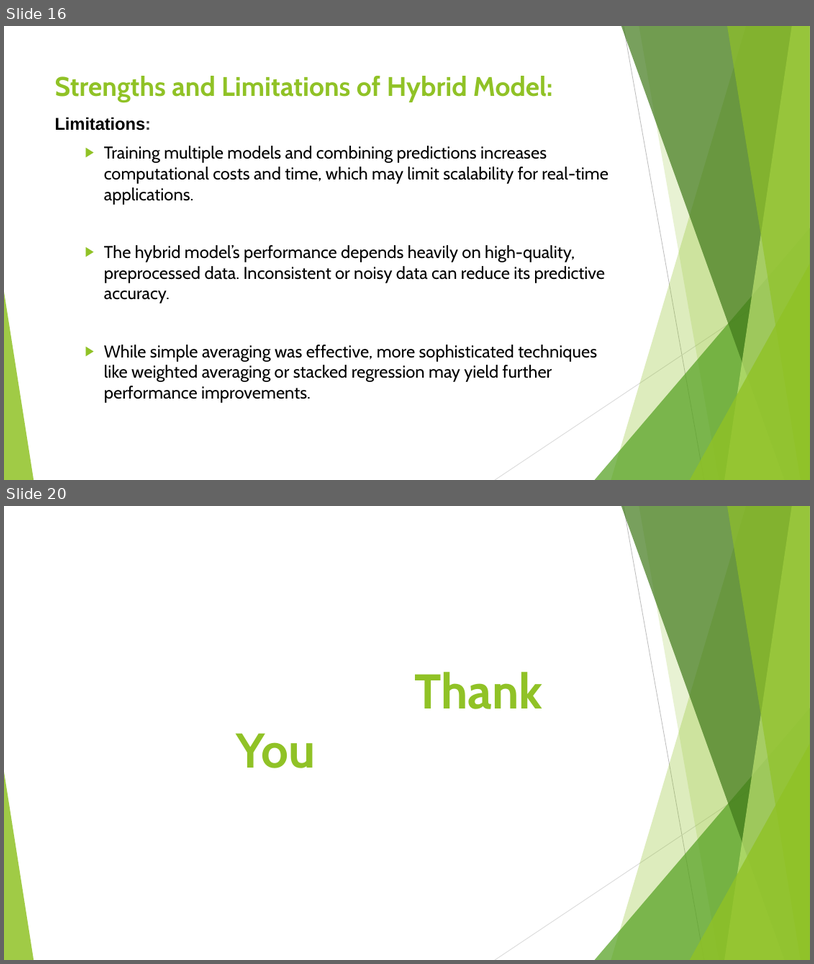
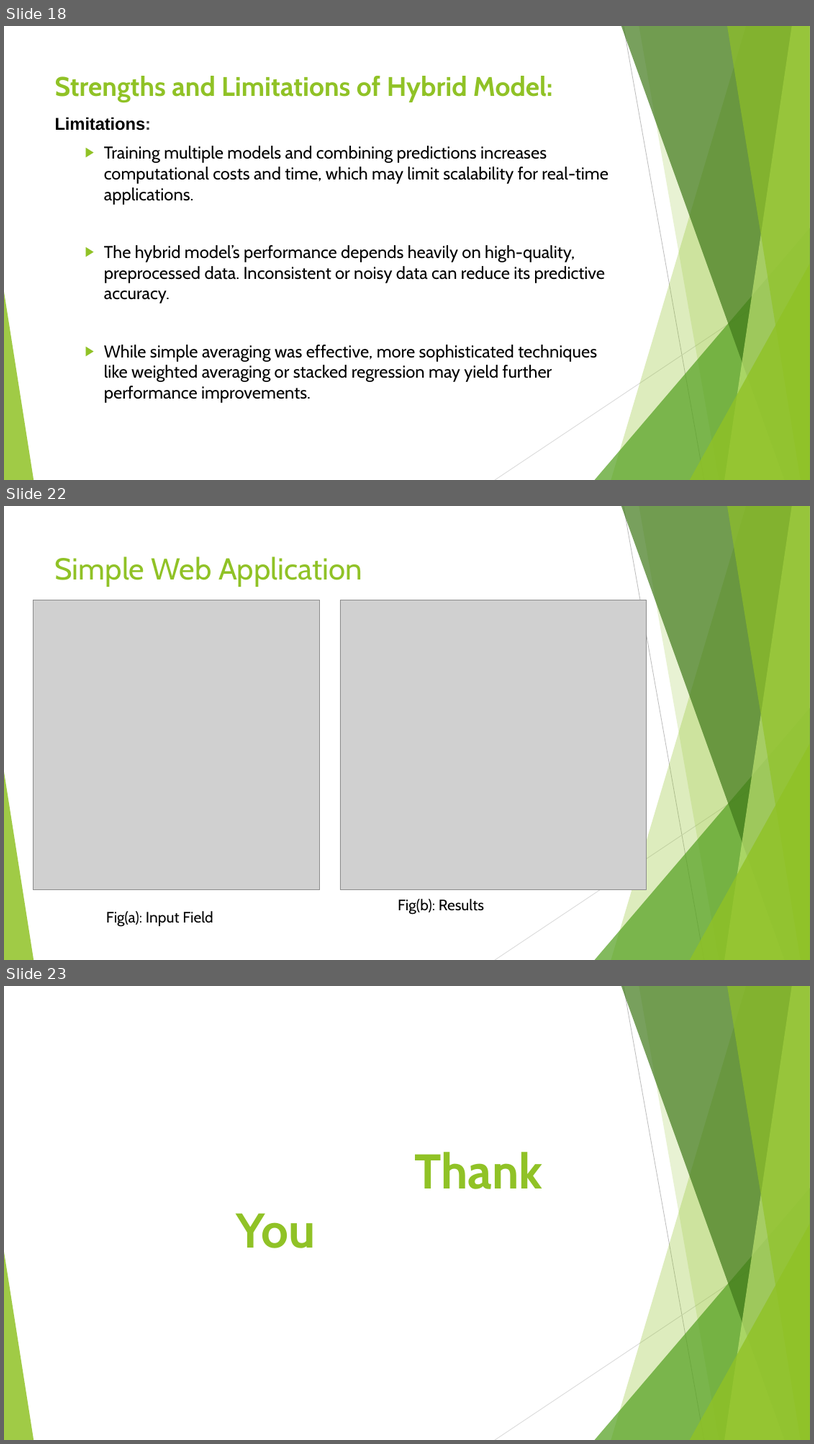
Before and after one commit to AbdulJaleel61/BODYFAT_PREDICTION, a slide deck: Presentation1.pptx. Shown one above the other, each under a label of ours: slides 16 and 20 before the commit, slides 18, 22 and 23 after it; the slides between them are not shown. The pictures are 814x964 and 814x1444 pixels, drawn with LibreOffice and Linux fonts; fonts in the diff are those of the drawing; grey boxes stand for pictures. Boxes give left, top, right and bottom in pixels: in the first picture for what was removed or moved away, otherwise in the second. Text is boxed around its words. In the diff, an @@ line names an element or a change of style, - is before the commit and + after.

```diff
--- a/Presentation1.pptx
+++ b/Presentation1.pptx
@@ slide 22 added at [4, 506, 810, 960], background #FFFFFF; not listed: 10 template elements that a slide beside it also shows @@
@@ title added at [55, 556, 363, 587], 36 pt, text #90C226 @@
+Simple Web Application
@@ picture added at [33, 600, 320, 890] @@
@@ picture added at [340, 600, 647, 890] @@
@@ text added at [106, 911, 214, 926], 18 pt, text #000000 @@
+Fig(a): Input Field
@@ text added at [398, 898, 484, 914], 18 pt, text #000000 @@
+Fig(b): Results
@@ what was slide 16 is now slide 18 @@
@@ what was slide 20 is now slide 23 @@
```
Also in this commit, not shown: 13 slides changed, 3 other slides added, 1 slide removed, 3 other files.
